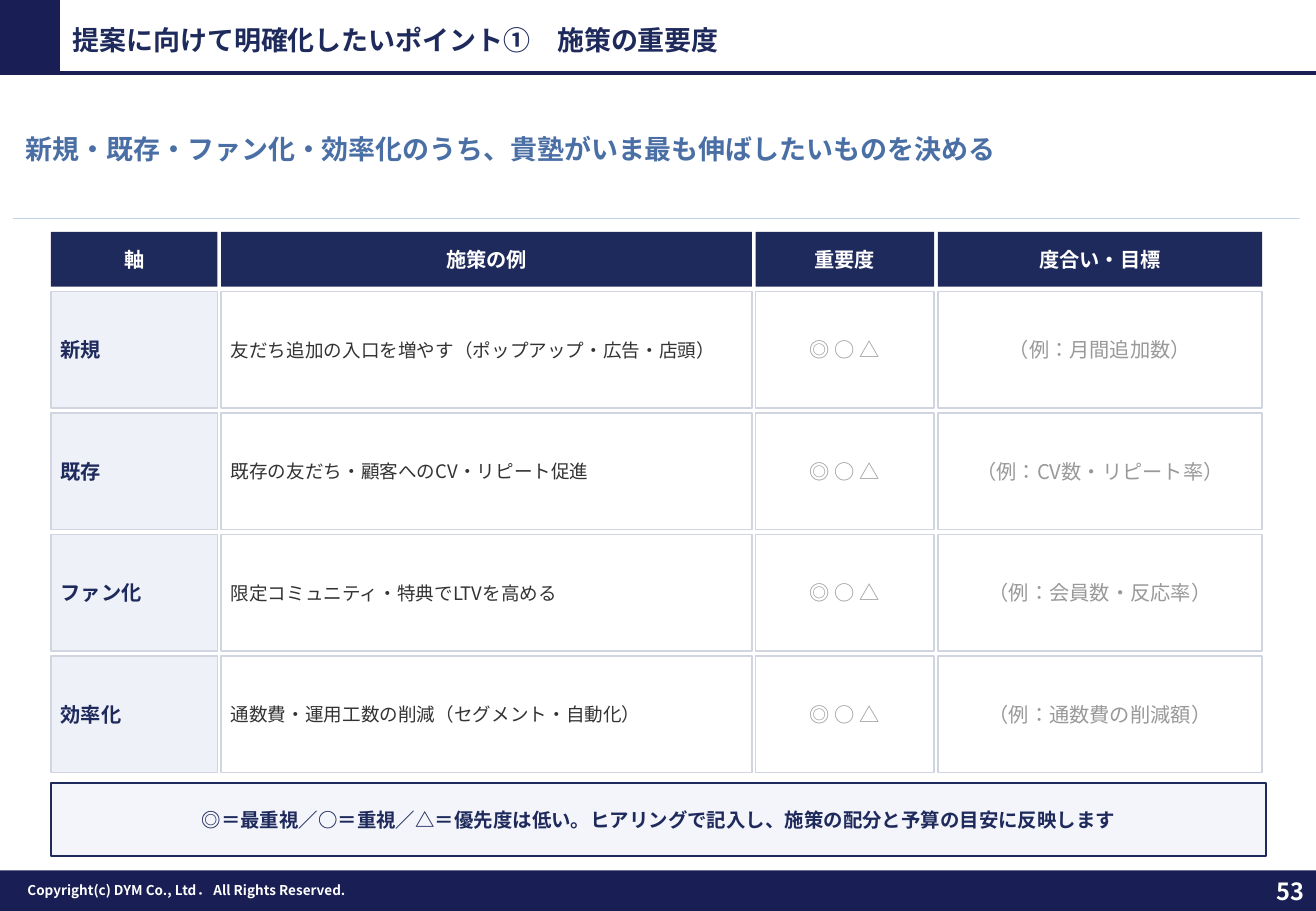
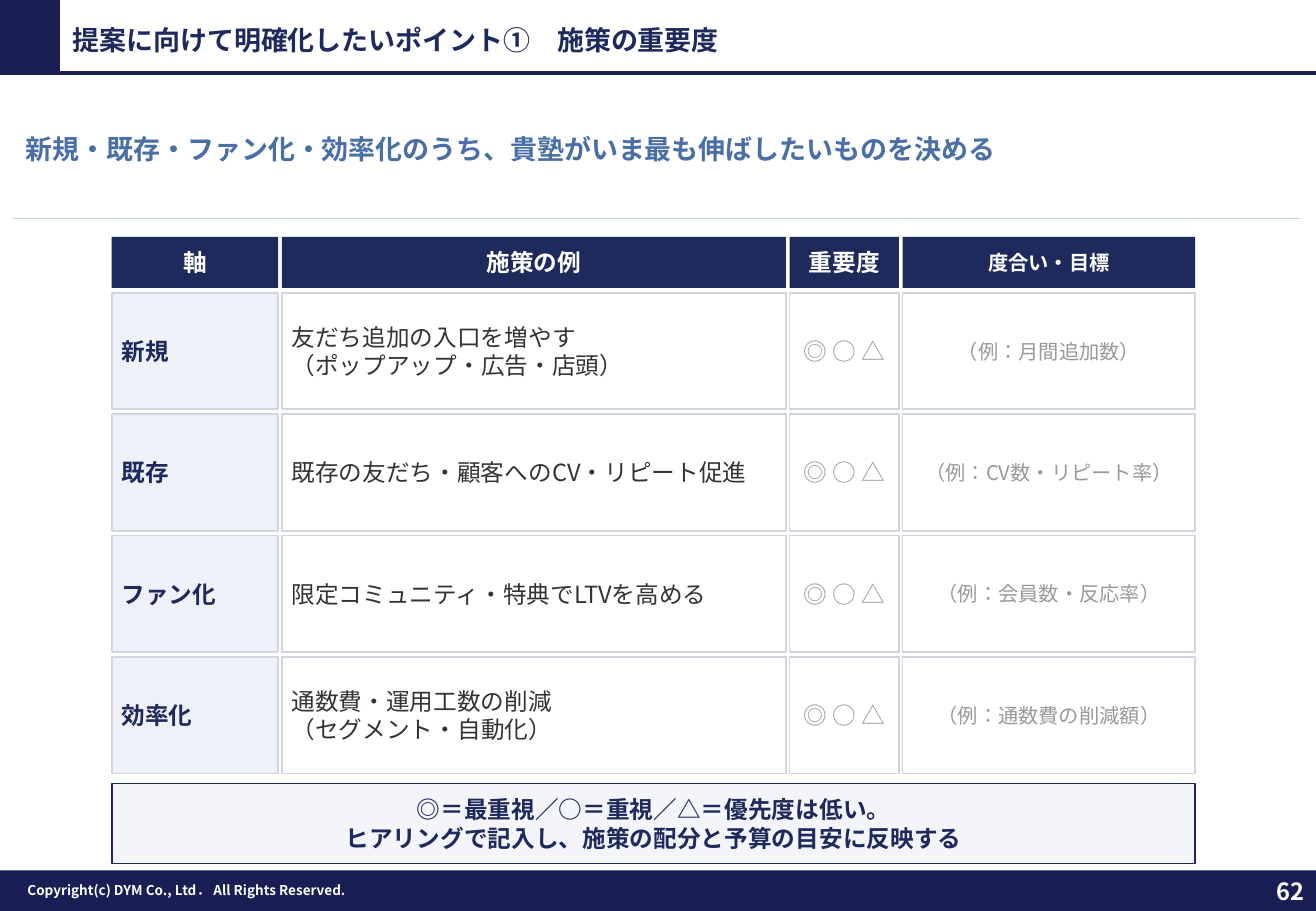
Before and after one commit to tonomura-r-dev/folder, a slide deck: slide 62 of 教育（塾）業界_LINE公式アカウント運用のご提案_新FMT版.pptx (slide 53 before the commit). Drawn at 1316x911 pixels with LibreOffice and Linux fonts; fonts in the diff are those of the drawing; background and template pictures are left out. Boxes give left, top, right and bottom in pixels: in the first picture for what was removed or moved away, otherwise in the second. Text is boxed around its words. In the diff, an @@ line names an element or a change of style, - is before the commit and + after.

```diff
--- a/教育（塾）業界_LINE公式アカウント運用のご提案_新FMT版.pptx
+++ b/教育（塾）業界_LINE公式アカウント運用のご提案_新FMT版.pptx
@@ rectangle "軸": place and size @@
-rectangle "軸" at box(51, 232, 218, 287)
+rectangle "軸" at box(112, 237, 278, 288)
@@ rectangle "施策の例": place and size @@
-rectangle "施策の例" at box(221, 232, 752, 287)
+rectangle "施策の例" at box(282, 237, 786, 288)
@@ rectangle "重要度": place and size @@
-rectangle "重要度" at box(756, 232, 934, 287)
+rectangle "重要度" at box(790, 237, 899, 288)
@@ rectangle "度合い・目標": place and size @@
-rectangle "度合い・目標" at box(938, 232, 1263, 287)
+rectangle "度合い・目標" at box(903, 237, 1196, 288)
@@ rectangle "友だち追加の入口を増やす （ポップアップ・広告・店頭）": place and size @@
-rectangle "友だち追加の入口を増やす （ポップアップ・広告・店頭）" at box(221, 292, 752, 408)
+rectangle "友だち追加の入口を増やす （ポップアップ・広告・店頭）" at box(282, 293, 786, 410)
@@ rectangle "◎ ○ △": place and size @@
-rectangle "◎ ○ △" at box(756, 292, 934, 408)
+rectangle "◎ ○ △" at box(790, 293, 899, 410)
@@ rectangle "（例：月間追加数）": place and size @@
-rectangle "（例：月間追加数）" at box(938, 292, 1263, 408)
+rectangle "（例：月間追加数）" at box(903, 293, 1196, 410)
@@ text in rectangle at box(292, 326, 624, 376): text changed; size 11 to 14 pt @@
-友だち追加の入口を増やす（ポップアップ・広告・店頭）
+友だち追加の入口を増やす
+（ポップアップ・広告・店頭）
@@ rectangle "既存の友だち・顧客へのCV・リピート促進" at box(282, 414, 786, 531): size 11 to 14 pt @@
@@ rectangle "既存の友だち・顧客へのCV・リピート促進": place and size @@
-rectangle "既存の友だち・顧客へのCV・リピート促進" at box(221, 413, 752, 530)
+rectangle "既存の友だち・顧客へのCV・リピート促進" at box(282, 414, 786, 531)
@@ size 12 to 14 pt in 11 elements at box(112, 293, 278, 410), box(112, 414, 278, 531), box(112, 536, 278, 653), box(112, 657, 278, 774), box(282, 237, 786, 288), box(112, 237, 278, 288), box(790, 237, 899, 288), box(790, 293, 899, 410), box(790, 536, 899, 653), box(790, 657, 899, 774), box(790, 414, 899, 531) @@
@@ rectangle "◎ ○ △": place and size @@
-rectangle "◎ ○ △" at box(756, 413, 934, 530)
+rectangle "◎ ○ △" at box(790, 414, 899, 531)
@@ rectangle "（例：CV数・リピート率）": place and size @@
-rectangle "（例：CV数・リピート率）" at box(938, 413, 1263, 530)
+rectangle "（例：CV数・リピート率）" at box(903, 414, 1196, 531)
@@ rectangle "限定コミュニティ・特典でLTVを高める": place and size @@
-rectangle "限定コミュニティ・特典でLTVを高める" at box(221, 535, 752, 651)
+rectangle "限定コミュニティ・特典でLTVを高める" at box(282, 536, 786, 653)
@@ rectangle "限定コミュニティ・特典でLTVを高める" at box(282, 536, 786, 653): size 11 to 14 pt @@
@@ rectangle "◎ ○ △": place and size @@
-rectangle "◎ ○ △" at box(756, 535, 934, 651)
+rectangle "◎ ○ △" at box(790, 536, 899, 653)
@@ rectangle "（例：会員数・反応率）": place and size @@
-rectangle "（例：会員数・反応率）" at box(938, 535, 1263, 651)
+rectangle "（例：会員数・反応率）" at box(903, 536, 1196, 653)
@@ 4 rectangles: place and size @@
-4 rectangles at box(51, 292, 218, 773)
+4 rectangles at box(112, 293, 278, 774)
@@ rectangle "通数費・運用工数の削減 （セグメント・自動化）": place and size @@
-rectangle "通数費・運用工数の削減 （セグメント・自動化）" at box(221, 656, 752, 773)
+rectangle "通数費・運用工数の削減 （セグメント・自動化）" at box(282, 657, 786, 774)
@@ rectangle "◎ ○ △": place and size @@
-rectangle "◎ ○ △" at box(756, 656, 934, 773)
+rectangle "◎ ○ △" at box(790, 657, 899, 774)
@@ rectangle "（例：通数費の削減額）": place and size @@
-rectangle "（例：通数費の削減額）" at box(938, 656, 1263, 773)
+rectangle "（例：通数費の削減額）" at box(903, 657, 1196, 774)
@@ text in rectangle at box(292, 690, 553, 740): text changed; size 11 to 14 pt @@
-通数費・運用工数の削減（セグメント・自動化）
+通数費・運用工数の削減
+（セグメント・自動化）
@@ rectangle "◎＝最重視／○＝重視／△＝優先度は低い。 ヒアリングで記入し、施策の配分と予算の目安に反映する": place and size @@
-rectangle "◎＝最重視／○＝重視／△＝優先度は低い。 ヒアリングで記入し、施策の配分と予算の目安に反映する" at box(51, 784, 1266, 857)
+rectangle "◎＝最重視／○＝重視／△＝優先度は低い。 ヒアリングで記入し、施策の配分と予算の目安に反映する" at box(112, 784, 1196, 864)
@@ text in rectangle at box(346, 798, 962, 849): text changed; size 11.5 to 14 pt @@
-◎＝最重視／○＝重視／△＝優先度は低い。ヒアリングで記入し、施策の配分と予算の目安に反映します
+◎＝最重視／○＝重視／△＝優先度は低い。
+ヒアリングで記入し、施策の配分と予算の目安に反映する
@@ page number at box(1276, 882, 1304, 901): text changed @@
-53
+62
```
Also in this commit, not shown: 35 other slides changed, 20 slides added, 4 slides removed, 4 other files.
